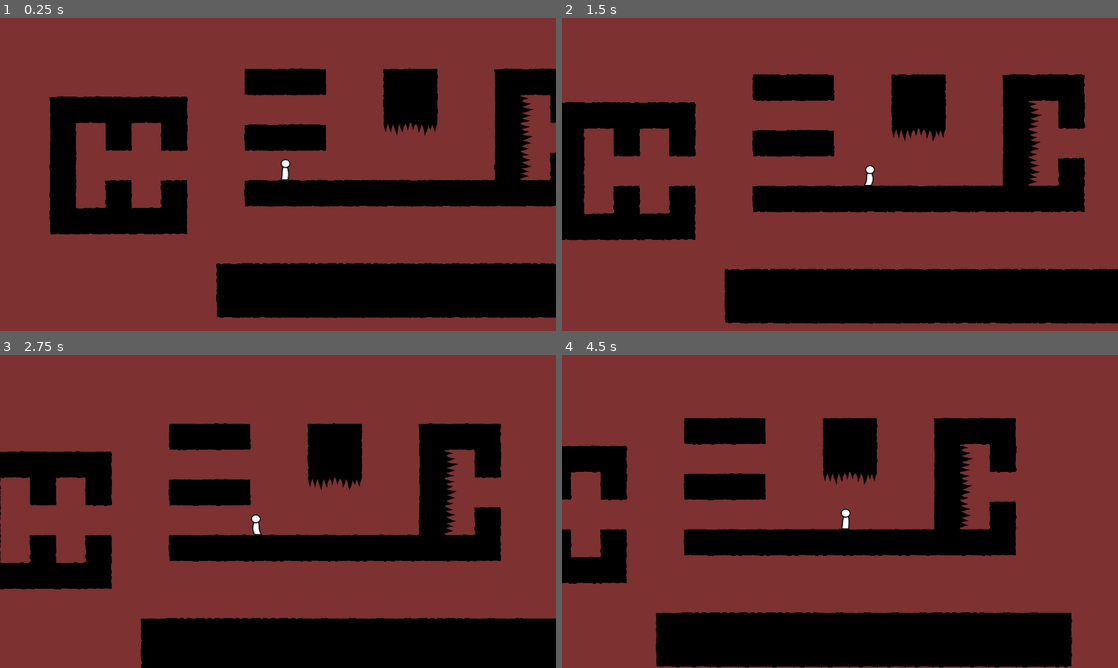
Above: before the commit, frames 1-4 (two rows, left to right).
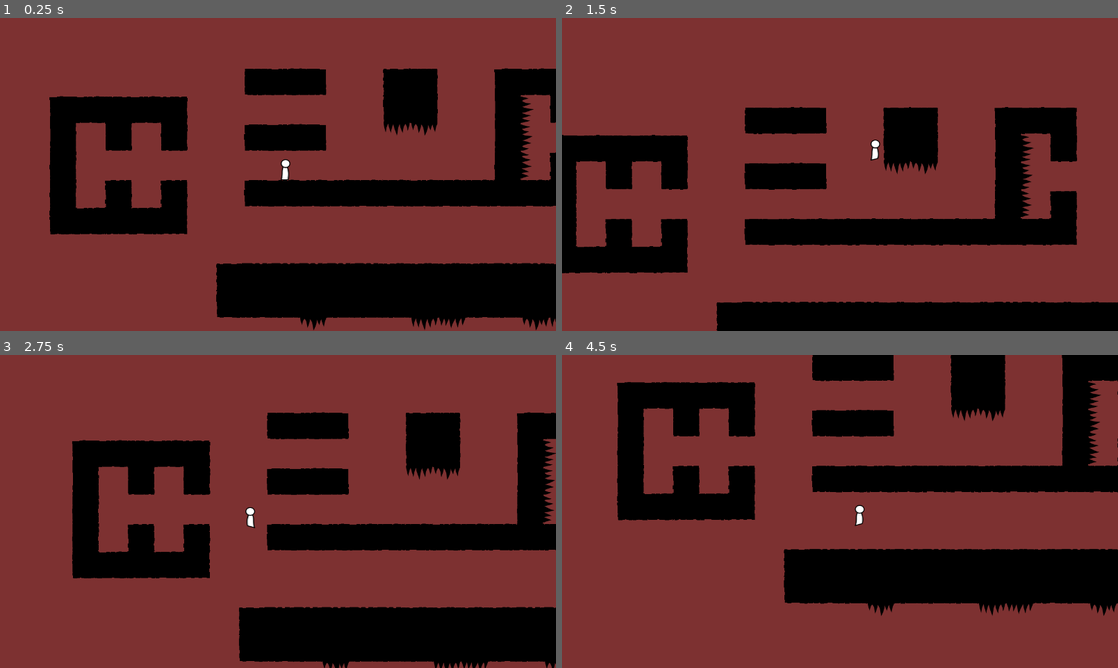
Above: after the commit, the same moments.

Repository: mlange-42/Graviton
Game: Godot game, scene res://scenes/World.tscn
Two runs of this game, one before a commit and one after it. Both use one fixed random seed, a clock stepped at 60 frames per second and the inputs below.
Inputs:
- Up to frame 1 (0.25 s): no input
- Up to frame 2 (1.5 s): hold Space (jump) 0.53-1.28 s; hold Right (right) from 0.53 s (still down); tap Shift (dont_stick) at 1.35 s
- Up to frame 3 (2.75 s): tap Space (jump) at 1.52, 1.55, 1.82 s; release Right (right) at 2.03 s; hold Left (left) from 2.03 s (still down); hold Space (jump) from 2.03 s (still down)
- Up to frame 4 (4.5 s): release Left (left) at 2.78 s; release Space (jump) at 2.78 s; hold Right (right) 2.78-4.28 s; tap Shift (dont_stick) at 2.85, 4.35 s; tap Space (jump) at 3.02, 3.05, 3.32 s; hold Space (jump) 3.53-4.28 s; hold Left (left) from 4.28 s (still down)

The runs differ from the first frame. In frame 1, 0.4% of the frame differs, in the area x 54-100%, y 95-100%; in frame 2, 38%; in frame 3, 29%; in frame 4, 51%, in the area x 0-100%, y 0-100%.

Commit message:
tweak player movement parameters, keep jumping when space is pressed

Diff:
--- a/scenes/World.tscn
+++ b/scenes/World.tscn
@@ -20,7 +20,7 @@
 cell_size = Vector2( 256, 256 )
 centered_textures = true
 format = 1
-tile_data = PoolIntArray( -196599, -1610612736, 0, -131068, 1610612736, 0, -131067, 1610612736, 196608, -131063, -1610612736, 131072, -65527, -1610612736, 65536 )
+tile_data = PoolIntArray( -196599, -1610612736, 0, -131068, 1610612736, 0, -131067, 1610612736, 196608, -131063, -1610612736, 131072, -65527, -1610612736, 65536, 327681, 1610612736, 196608, 327685, 1610612736, 0, 327686, 1610612736, 65536, 327689, 1610612736, 196608, 327690, 1610612736, 0, 327691, 1610612736, 65536 )
 __meta__ = {
 "_editor_description_": ""
 }
--- a/scripts/Player.gd
+++ b/scripts/Player.gd
@@ -1,7 +1,7 @@
 extends KinematicBody2D
 
-export (int) var speed = 200
-export (int) var jump_speed = -800
+export (int) var speed = 240
+export (int) var jump_speed = -760
 export (int) var gravity = 2000
 
 export (float, 0, 1.0) var friction = 0.25
@@ -81,7 +81,7 @@
 	if abs(velocity.x) < min_speed:
 		velocity.x = 0
 
-	if Input.is_action_just_pressed("jump"):
+	if Input.is_action_pressed("jump"):
 		if is_on_floor():
 			velocity.y = jump_speed
 
